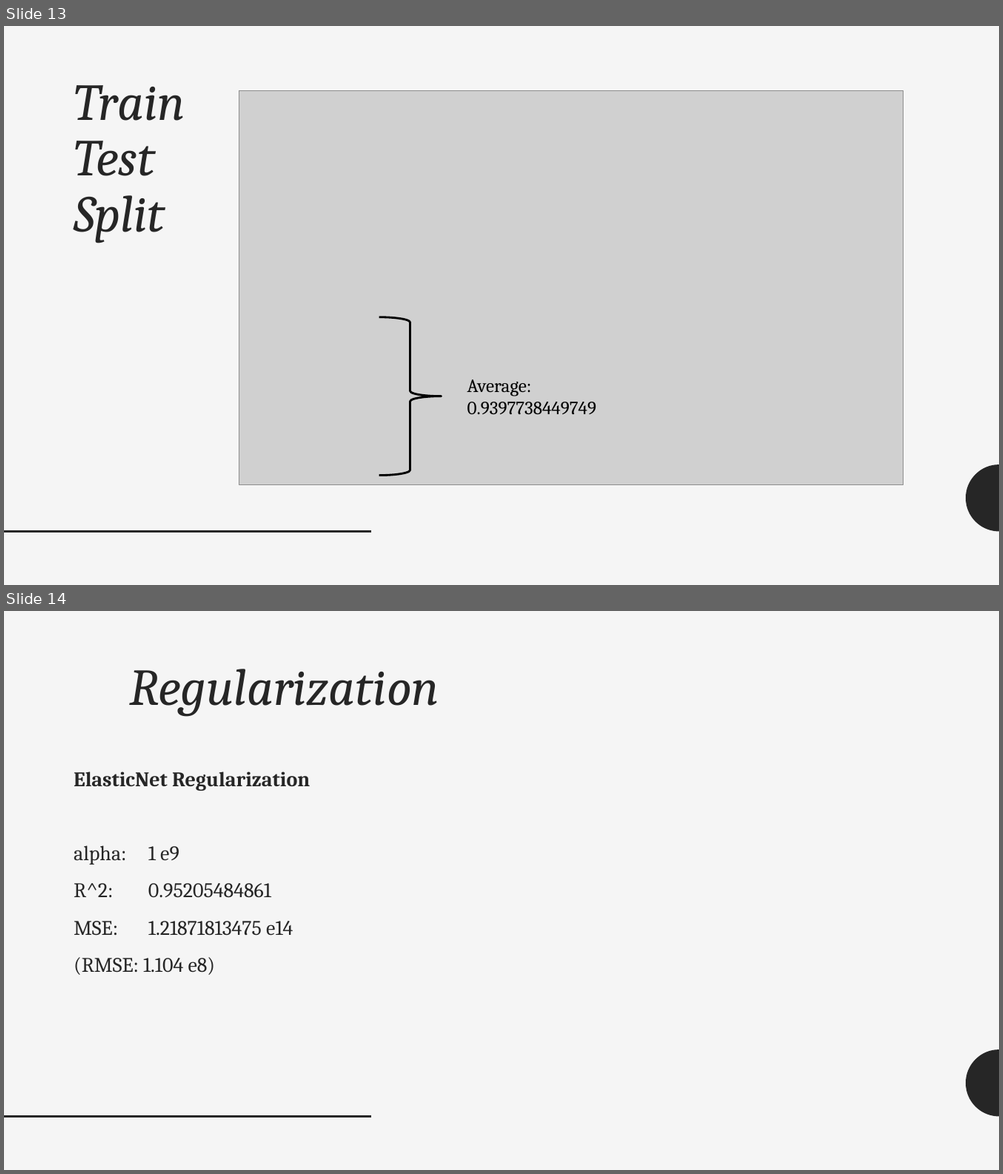
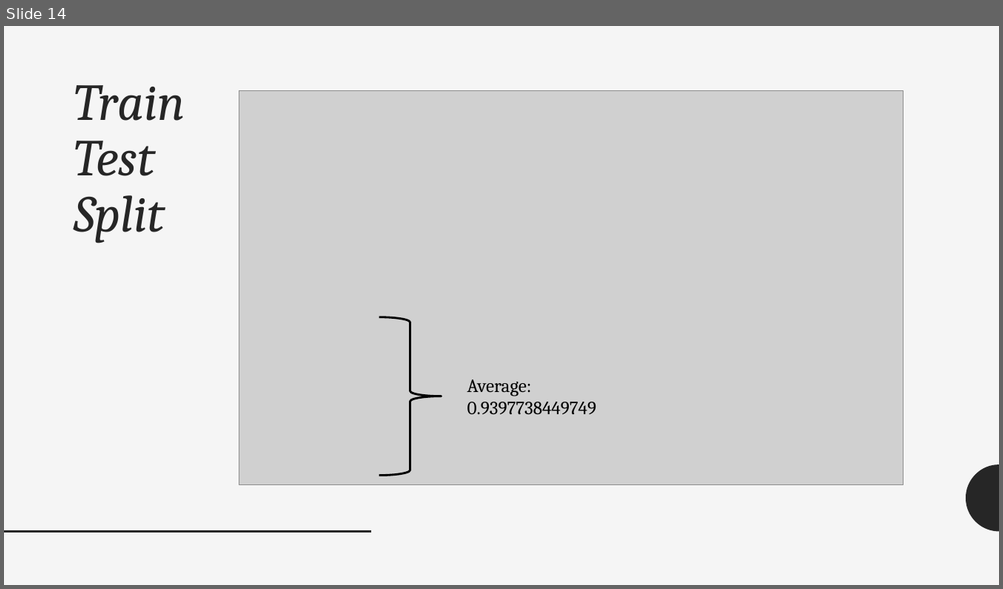
Before and after one commit to kpuryear/Puryear_Metis, a slide deck: Project2/Project2_Powerpoint.pptx. Shown one above the other, each under a label of ours: slides 13 and 14 before the commit, slide 14 after it. The pictures are 1003x1174 and 1003x589 pixels, drawn with LibreOffice and Linux fonts; fonts in the diff are those of the drawing; grey boxes stand for pictures. Boxes give left, top, right and bottom in pixels: in the first picture for what was removed or moved away, otherwise in the second. Text is boxed around its words. In the diff, an @@ line names an element or a change of style, - is before the commit and + after.

```diff
--- a/Project2/Project2_Powerpoint.pptx
+++ b/Project2/Project2_Powerpoint.pptx
@@ slide 14 removed at (4, 611, 999, 1170), background #F5F5F5; not listed: 2 template elements that a slide beside it also shows @@
@@ title removed at (130, 669, 439, 716) @@
-Regularization
@@ text removed at (74, 772, 310, 975) @@
-ElasticNet Regularization
-alpha: 1 e9
-R^2: 0.95205484861
-MSE: 1.21871813475 e14
-(RMSE: 1.104 e8)
@@ what was slide 13 is now slide 14 @@
```
Also in this commit, not shown: 1 slide changed, 3 slides added, 1 other slide removed, 3 other files.
